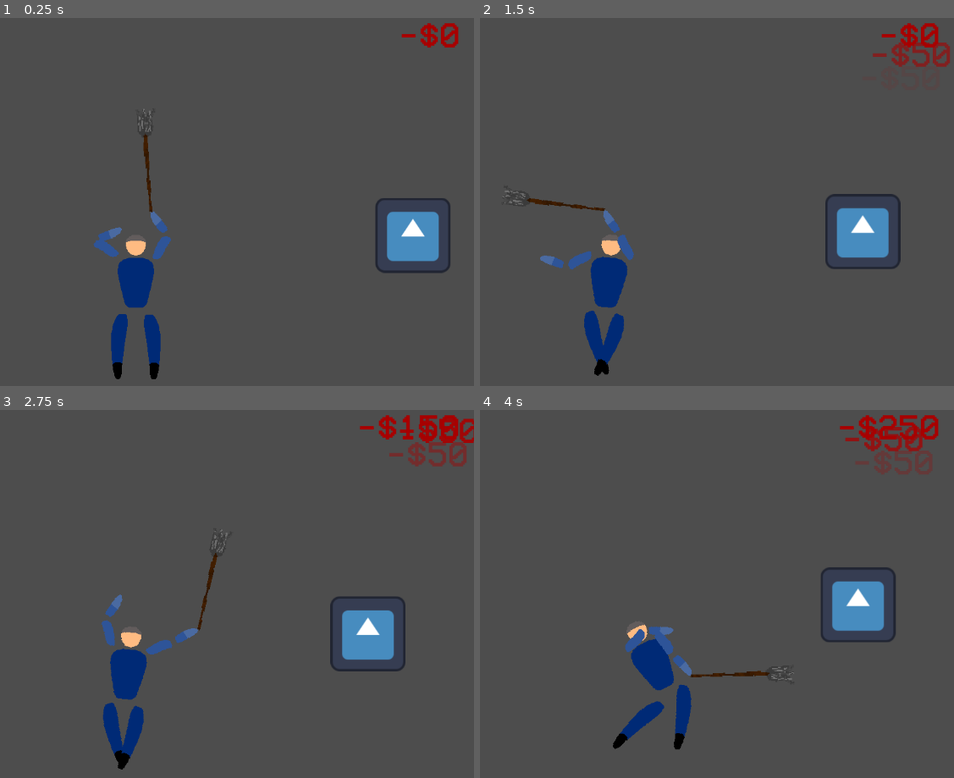
Above: before the commit, frames 1-4 (two rows, left to right).
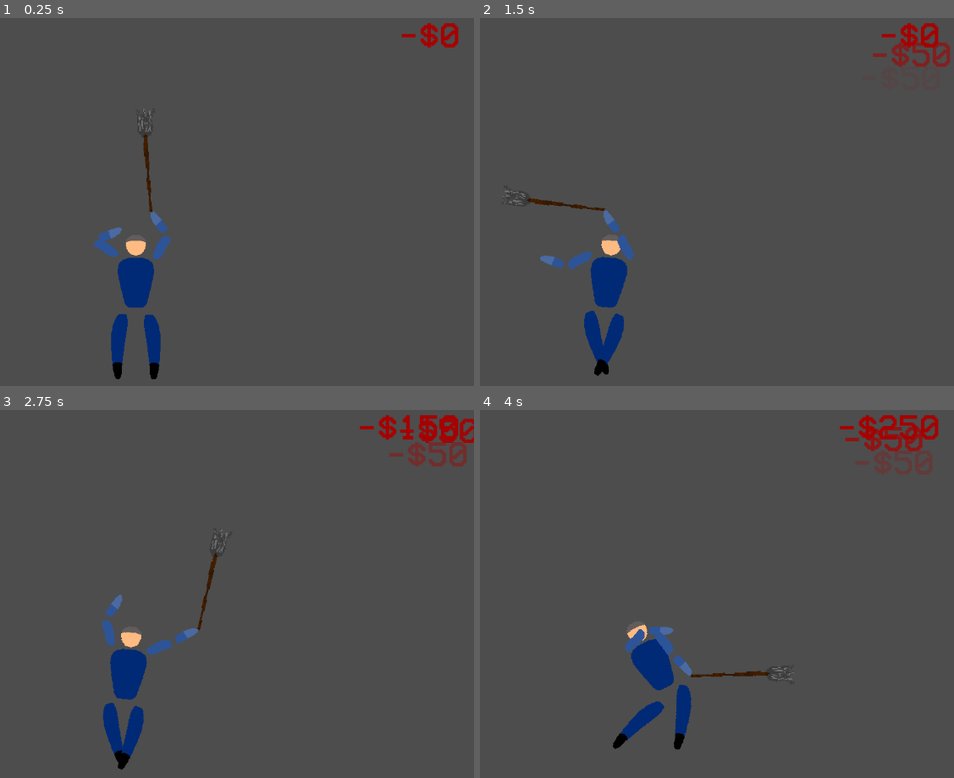
Above: after the commit, the same moments.

Repository: Resben/trijam285
Game: Godot game, scene res://scenes/main.tscn
Two runs of this game, one before a commit and one after it. Both use one fixed random seed, a clock stepped at 60 frames per second and the inputs below. The engine's default icon, where the game draws it, is replaced by a stand-in: a white triangle on a blue panel in a dark square.
Inputs (mouse positions are in pixels of both pictures, inside the frame that each line leads up to):
- Up to frame 1 (0.25 s): no input
- Up to frame 2 (1.5 s): move the mouse to (764, 179) at 0.52 s; hold D (right) 0.53-1.28 s; tap T (test) at 0.6, 1.35 s; move the mouse to (480, 216) at 1.27 s; hold A (left) from 1.28 s (still down)
- Up to frame 3 (2.75 s): move the mouse to (203, 505) at 2.02 s; release A (left) at 2.03 s; hold D (right) from 2.03 s (still down); tap T (test) at 2.1 s
- Up to frame 4 (4 s): move the mouse to (584, 667) at 2.77 s; tap T (test) at 2.85, 3.6 s; move the mouse to (816, 649) at 3.52 s; release D (right) at 3.53 s; hold A (left) from 3.53 s (still down)

The runs differ from the first frame. In frame 1, 1.9% of the frame differs, in the area x 79-95%, y 48-70%; in frame 2, 2.0%, in the area x 72-89%, y 47-69%; in frame 3, 2.0%; in frame 4, 1.9%.

Commit message:
[Feature] Painting assets

Diff:
--- /dev/null
+++ b/resources/p1.tres
@@ -0,0 +1,14 @@
+[gd_resource type="Resource" script_class="ItemData" load_steps=6 format=3 uid="uid://cqacpg0oidpvx"]
+
+[ext_resource type="Script" path="res://scenes/breakabledata.gd" id="1_7caf1"]
+[ext_resource type="Texture2D" uid="uid://cvdg34yuw2y1w" path="res://assets/p1/painting1-broken.png" id="1_xbi33"]
+[ext_resource type="Texture2D" uid="uid://qpxy52aoxqtc" path="res://assets/p1/painting1-painted-broken.png" id="2_q0ip3"]
+[ext_resource type="Texture2D" uid="uid://cg5frwtiwkppt" path="res://assets/p1/painting1.png" id="3_xhak7"]
+[ext_resource type="Texture2D" uid="uid://cbyjp43s8682t" path="res://assets/p1/painting1-painted.png" id="4_as7sq"]
+
+[resource]
+script = ExtResource("1_7caf1")
+normal = ExtResource("3_xhak7")
+broken = ExtResource("1_xbi33")
+painted = ExtResource("4_as7sq")
+broken_painted = ExtResource("2_q0ip3")
--- /dev/null
+++ b/resources/p2.tres
@@ -0,0 +1,14 @@
+[gd_resource type="Resource" script_class="ItemData" load_steps=6 format=3 uid="uid://glyolayu1qt5"]
+
+[ext_resource type="Texture2D" uid="uid://cohvtaq3aogoj" path="res://assets/p2/painting2-broken.png" id="1_0gex3"]
+[ext_resource type="Script" path="res://scenes/breakabledata.gd" id="1_f7n2y"]
+[ext_resource type="Texture2D" uid="uid://dmxspisaabpxk" path="res://assets/p2/painting2-painted-broken.png" id="2_s7u6e"]
+[ext_resource type="Texture2D" uid="uid://dycxcdi76voot" path="res://assets/p2/painting2.png" id="3_ymwrn"]
+[ext_resource type="Texture2D" uid="uid://cwqskh8fuaj15" path="res://assets/p2/painting2-painted.png" id="4_61ssk"]
+
+[resource]
+script = ExtResource("1_f7n2y")
+normal = ExtResource("3_ymwrn")
+broken = ExtResource("1_0gex3")
+painted = ExtResource("4_61ssk")
+broken_painted = ExtResource("2_s7u6e")
--- /dev/null
+++ b/scenes/breakabledata.gd
@@ -0,0 +1,7 @@
+extends Resource
+class_name ItemData
+
+@export var normal : Texture2D
+@export var broken : Texture2D
+@export var painted : Texture2D
+@export var broken_painted : Texture2D
--- a/scenes/destroyable.gd
+++ b/scenes/destroyable.gd
@@ -1,9 +1,6 @@
 extends RigidBody2D
 
-@export var brokensprite : Texture2D
-@export var sprite : Texture2D
-@export var painted : Texture2D
-@export var painted_and_broken : Texture2D
+@export var data : ItemData
 
 var health = 5
 var is_painted = false
@@ -29,7 +26,6 @@
 		health -= 1
 		if health == 0:
 			if !is_broken:
-				$CollisionShape2D.disabled = true
 				collision_layer = 4
 				collision_mask = 2
 				is_broken = true
@@ -38,10 +34,10 @@
 
 func change_texture():
 	if is_broken && is_painted:
-		$Sprite2D.texture = painted_and_broken
+		$Sprite2D.texture = data.broken_painted
 	elif is_painted:
-		$Sprite2D.texture = painted
+		$Sprite2D.texture = data.painted
 	elif is_broken:
-		$Sprite2D.texture = brokensprite
+		$Sprite2D.texture = data.broken
 	else:
-		$Sprite2D.texture = sprite
+		$Sprite2D.texture = data.normal
--- a/scenes/destroyable.tscn
+++ b/scenes/destroyable.tscn
@@ -1,7 +1,7 @@
 [gd_scene load_steps=4 format=3 uid="uid://dacinxy0g5s4f"]
 
 [ext_resource type="Script" path="res://scenes/destroyable.gd" id="1_ln4rj"]
-[ext_resource type="Texture2D" uid="uid://c68kmabs54e4q" path="res://icon.svg" id="2_5ac3s"]
+[ext_resource type="Texture2D" uid="uid://cfvdc8vcnxuby" path="res://assets/Sprite-0003.png" id="3_6jh1w"]
 
 [sub_resource type="RectangleShape2D" id="RectangleShape2D_7mbyg"]
 size = Vector2(128, 128)
@@ -12,13 +12,10 @@
 max_contacts_reported = 1
 contact_monitor = true
 script = ExtResource("1_ln4rj")
-brokensprite = ExtResource("2_5ac3s")
-sprite = ExtResource("2_5ac3s")
-painted = ExtResource("2_5ac3s")
-painted_and_broken = ExtResource("2_5ac3s")
 
 [node name="Sprite2D" type="Sprite2D" parent="."]
-texture = ExtResource("2_5ac3s")
+scale = Vector2(1, 1.0061)
+texture = ExtResource("3_6jh1w")
 
 [node name="CollisionShape2D" type="CollisionShape2D" parent="."]
 shape = SubResource("RectangleShape2D_7mbyg")
--- a/scenes/main.gd
+++ b/scenes/main.gd
@@ -5,6 +5,11 @@
 var distance_to_next_spawn = 0
 
 var destroyable = preload("res://scenes/destroyable.tscn") as PackedScene
+
+var items = [
+	preload("res://resources/p1.tres"),
+	preload("res://resources/p2.tres")
+]
 
 func _ready()->void:
 	current_distance = $Player.global_position.x
@@ -54,6 +59,10 @@
 		current_distance = $Player/Hip.global_position.x
 		if distance_to_next_spawn < current_distance:
 			var o = destroyable.instantiate() as RigidBody2D
+
+			var rand_item = randi_range(0, items.size() - 1)
+			o.data = items[rand_item]
+
 			add_child(o)
 			o.global_position = Vector2($Player/Hip.global_position.x + 1400, randi_range(250, 600))
 			distance_to_next_spawn = current_distance + randi_range(150, 600)
--- a/scenes/main.tscn
+++ b/scenes/main.tscn
@@ -1,9 +1,8 @@
-[gd_scene load_steps=6 format=3 uid="uid://uj06veavjxe0"]
+[gd_scene load_steps=5 format=3 uid="uid://uj06veavjxe0"]
 
 [ext_resource type="Script" path="res://scenes/main.gd" id="1_gxkpx"]
 [ext_resource type="PackedScene" uid="uid://i5v4kcgwf257" path="res://scenes/player.tscn" id="2_3wlac"]
 [ext_resource type="PackedScene" uid="uid://vje1eler1a26" path="res://scenes/ui.tscn" id="2_iy48f"]
-[ext_resource type="PackedScene" uid="uid://dacinxy0g5s4f" path="res://scenes/destroyable.tscn" id="4_0pa8s"]
 
 [sub_resource type="RectangleShape2D" id="RectangleShape2D_5fr72"]
 size = Vector2(4947, 761)
@@ -32,6 +31,3 @@
 
 [node name="Player" parent="." instance=ExtResource("2_3wlac")]
 position = Vector2(120, 480)
-
-[node name="Destroyable" parent="." instance=ExtResource("4_0pa8s")]
-position = Vector2(592, 400)
Binary file added: assets/Sprite-0003.png
Not shown, added: assets/Sprite-0003.png.import
Binary file added: assets/p1/painting1-broken.png
Not shown, added: assets/p1/painting1-broken.png.import
Binary file added: assets/p1/painting1-painted-broken.png
Not shown, added: assets/p1/painting1-painted-broken.png.import
Binary file added: assets/p1/painting1-painted.png
Not shown, added: assets/p1/painting1-painted.png.import
Binary file added: assets/p1/painting1.png
Not shown, added: assets/p1/painting1.png.import
Binary file added: assets/p2/painting2-broken.png
Not shown, added: assets/p2/painting2-broken.png.import
(and 6 more such lines)
